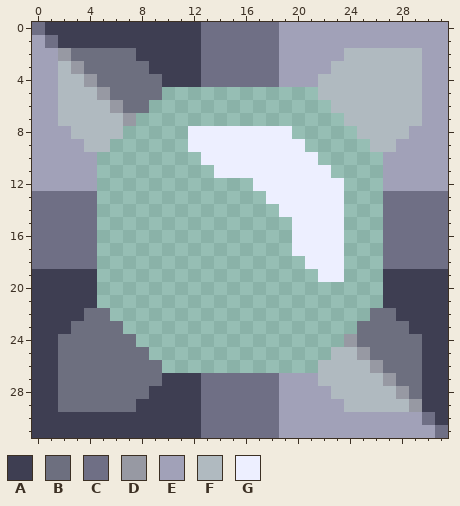
Pixel-art sprite -- assets/sprites-raw/blocks/liquid/mechanical-conduit-router.png. The picture above was drawn from the file before the commit.
The file is 32x32 pixels.
Palette (. is transparent): A #3e3e52  B #6d6f7f  C #6f6f85  D #9799a3  E #a1a1b8  F #b0bac0  G #edefff
Pixels before, first column x 0:
 0 CAAAAAAAAAAAACCCCCCEEEEEEEEEEEEE
 1 ECAAAAAAAAAAACCCCCCEEEEEEEEEEEEE
 2 EEDBBBBBAAAAACCCCCCEEEEEFFFFFFEE
 3 EEFDBBBBBAAAACCCCCCEEEEFFFFFFFEE
 4 EEFFDBBBBBAAACCCCCCEEEFFFFFFFFEE
 5 EEFFFDBBBB............FFFFFFFFEE
 6 EEFFFFDBB..............FFFFFFFEE
 7 EEFFFFFD................FFFFFFEE
 8 EEEFFFF.....GGGGGGGG.....FFFFEEE
 9 EEEEFF......GGGGGGGGG.....FFEEEE
10 EEEEE........GGGGGGGGG.....EEEEE
11 EEEEE.........GGGGGGGGG....EEEEE
12 EEEEE............GGGGGGG...EEEEE
13 CCCCC.............GGGGGG...CCCCC
14 CCCCC..............GGGGG...CCCCC
15 CCCCC...............GGGG...CCCCC
16 CCCCC...............GGGG...CCCCC
17 CCCCC...............GGGG...CCCCC
18 CCCCC................GGG...CCCCC
19 AAAAA.................GG...AAAAA
20 AAAAA......................AAAAA
21 AAAAA......................AAAAA
22 AAAABB....................BBAAAA
23 AAABBBB..................BBBBAAA
24 AABBBBBB................DBBBBBAA
25 AABBBBBBB..............FFDBBBBAA
26 AABBBBBBBB............FFFFDBBBAA
27 AABBBBBBBBAAACCCCCCEEEFFFFFDBBAA
28 AABBBBBBBAAAACCCCCCEEEEFFFFFDBAA
29 AABBBBBBAAAAACCCCCCEEEEEFFFFFDAA
30 AAAAAAAAAAAAACCCCCCEEEEEEEEEEECA
31 AAAAAAAAAAAAACCCCCCEEEEEEEEEEEEC
After:
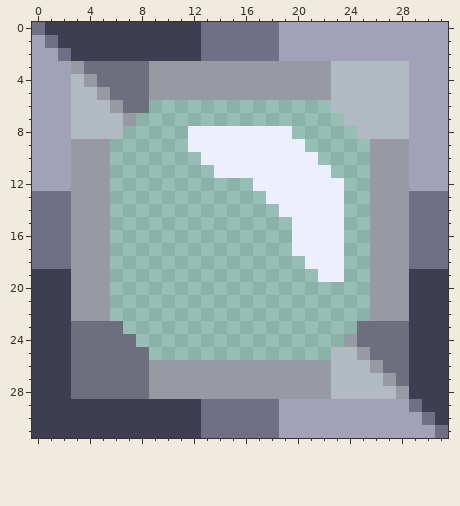
Diff:
Changed rows in their new state; - is an unchanged pixel.
first column x 2:
 2 CAAAAA----------------EEEEEE
 3 E------DDDDDDDDDDDDDD------E
 4 E------DDDDDDDDDDDDDD------E
 5 E------DDDDDDDDDDDDDD------E
 6 E--------------------------E
 7 E--------------------------E
 9 -DDD--------------------DDD-
10 -DDD--------------------DDD-
11 -DDD--------------------DDD-
12 -DDD--------------------DDD-
13 -DDD--------------------DDD-
14 -DDD--------------------DDD-
15 -DDD--------------------DDD-
16 -DDD--------------------DDD-
17 -DDD--------------------DDD-
18 -DDD--------------------DDD-
19 -DDD--------------------DDD-
20 -DDD--------------------DDD-
21 -DDD--------------------DDD-
22 -DDD--------------------DDD-
24 A--------------------------A
25 A--------------------------A
26 A------DDDDDDDDDDDDDD------A
27 A------DDDDDDDDDDDDDD------A
28 A------DDDDDDDDDDDDDD------A
29 AAAAAA----------------EEEEEC
